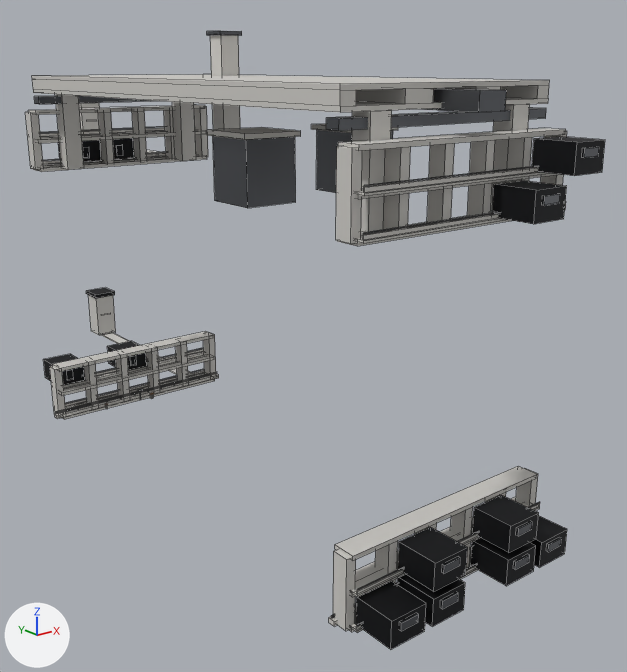
The FBX model Assets/_Project/04.Art/02.Models/Megastructure/SM_Mega_Industry.fbx: old version first, new version second.
Before and after are seen from a camera (50 mm lens) standing at (-87.7, -126.8, 109.6) and looking at (16.3, 3.2, 57.6). Arrows for +X, +Y and +Z are at lower left; the lights stay in place. The picture after the commit comes second. Mesh edges are drawn as thin lines. Where no turn or scale is listed for an object, it has been applied to the vertices. Vertices at exactly the same position are counted once.

The scene before the commit, as lines of its bpy script (objects in view):
```python
me_sm_mega_industry = bpy.data.meshes.new('SM_Mega_Industry')
me_sm_mega_industry.from_pydata(...)  # 1504 vertices, 1134 faces; spans x -21.0..21.0, y -57.0..104.0, z 35.0..116.0
# faces by material slot: [552, 354, 204, 24]
me_sm_mega_industry.materials.append(mat_m_mega_concrete)  # light grey #cdcbc6
me_sm_mega_industry.materials.append(mat_m_mega_steel)  # grey #6e7075
me_sm_mega_industry.materials.append(mat_m_mega_dark)  # dark grey #303134
me_sm_mega_industry.materials.append(mat_m_mega_signal)  # orange #e29342
ob_sm_mega_industry = bpy.data.objects.new('SM_Mega_Industry', me_sm_mega_industry)
ob_sm_mega_industry.location = (0.0, 0.0, 0.0)
```
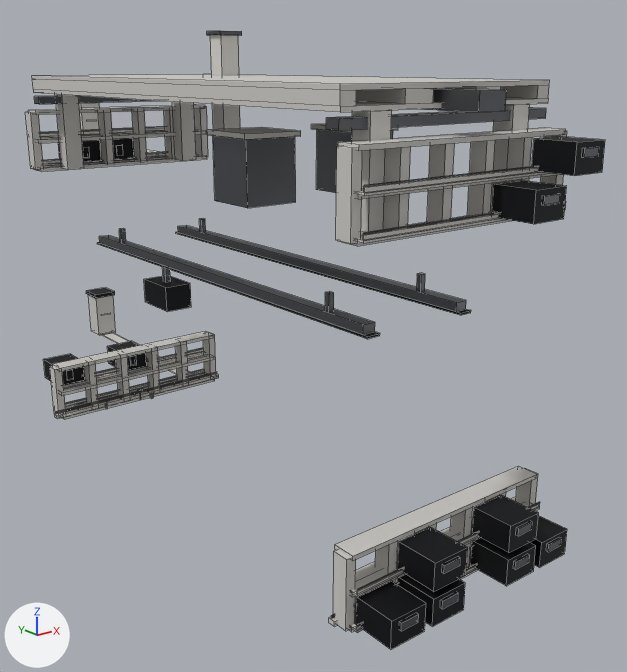
What differs and where, as boxes (x1, y1, x2, y2) in the pictures (627 x 672 px):
```json
{"part": 1, "of": "me_sm_mega_industry", "change": "added", "after": [325, 291, 334, 311]}
{"part": 2, "of": "me_sm_mega_industry", "change": "added", "after": [119, 228, 126, 243]}
{"part": 3, "of": "me_sm_mega_industry", "change": "added", "after": [99, 235, 375, 335]}
{"part": 4, "of": "me_sm_mega_industry", "change": "added", "after": [97, 242, 380, 339]}
{"part": 5, "of": "me_sm_mega_industry", "change": "added", "after": [417, 273, 425, 291]}
{"part": 6, "of": "me_sm_mega_industry", "change": "added", "after": [199, 219, 206, 232]}
{"part": 7, "of": "me_sm_mega_industry", "change": "added", "after": [178, 225, 466, 311]}
{"part": 8, "of": "me_sm_mega_industry", "change": "added", "after": [176, 232, 471, 315]}
{"part": 9, "of": "me_sm_mega_industry", "change": "added", "after": [163, 268, 171, 282]}
{"part": 10, "of": "me_sm_mega_industry", "change": "added", "after": [144, 276, 191, 312]}
```

Edits to the scene script, one JSON object a line:
```json
{"block": "me_sm_mega_industry", "where": "# used by ob_sm_mega_industry; location = (0.0, 0.0, 0.0)"}
{"op": "remove", "block": "me_sm_mega_industry", "code": "me_sm_mega_industry.from_pydata(...)  # 1504 vertices, 1134 faces; spans x -21.0..21.0, y -57.0..104.0, z 35.0..116.0"}
{"op": "add", "block": "me_sm_mega_industry", "code": "me_sm_mega_industry.from_pydata(...)  # 1592 vertices, 1200 faces; spans x -21.0..21.0, y -57.0..104.0, z 35.0..116.0"}
{"block": "me_sm_mega_industry", "change": "me_sm_mega_industry part 1: a new loose piece, a box spanning x -9.86..-8.96, y -33.09..-32.19, z 74.6..78.0, in mat_m_mega_steel (grey #6e7075)"}
{"block": "me_sm_mega_industry", "change": "me_sm_mega_industry part 2: a new loose piece, a box spanning x -9.86..-8.96, y 32.19..33.09, z 74.6..78.0, in mat_m_mega_steel (grey #6e7075)"}
{"block": "me_sm_mega_industry", "change": "me_sm_mega_industry part 3: a new loose piece, a box spanning x -10.5..-8.3, y -41.3..41.3, z 73.9..75.3, in mat_m_mega_steel (grey #6e7075)"}
{"block": "me_sm_mega_industry", "change": "me_sm_mega_industry part 4: a new loose piece, a box spanning x -10.61..-8.21, y -42.24..42.24, z 73.52..73.88, in mat_m_mega_dark (dark grey #303134)"}
{"block": "me_sm_mega_industry", "change": "me_sm_mega_industry part 5: a new loose piece, a box spanning x 8.96..9.86, y -33.09..-32.19, z 74.6..78.0, in mat_m_mega_steel (grey #6e7075)"}
{"block": "me_sm_mega_industry", "change": "me_sm_mega_industry part 6: a new loose piece, a box spanning x 8.96..9.86, y 32.19..33.09, z 74.6..78.0, in mat_m_mega_steel (grey #6e7075)"}
{"block": "me_sm_mega_industry", "change": "me_sm_mega_industry part 7: a new loose piece, a box spanning x 8.3..10.5, y -41.3..41.3, z 73.9..75.3, in mat_m_mega_steel (grey #6e7075)"}
{"block": "me_sm_mega_industry", "change": "me_sm_mega_industry part 8: a new loose piece, a box spanning x 8.21..10.61, y -42.24..42.24, z 73.52..73.88, in mat_m_mega_dark (dark grey #303134)"}
{"block": "me_sm_mega_industry", "change": "me_sm_mega_industry part 9: a new loose piece, a box spanning x -9.9..-8.9, y 14.9..15.9, z 70.5..73.5, in mat_m_mega_steel (grey #6e7075)"}
{"block": "me_sm_mega_industry", "change": "me_sm_mega_industry part 10: a new loose piece, a box spanning x -12.0..-6.8, y 11.2..19.6, z 65.9..70.5, in mat_m_mega_dark (dark grey #303134)"}
{"block": "me_sm_mega_industry", "change": "other edits to the shape of me_sm_mega_industry do not show in these pictures"}
```
